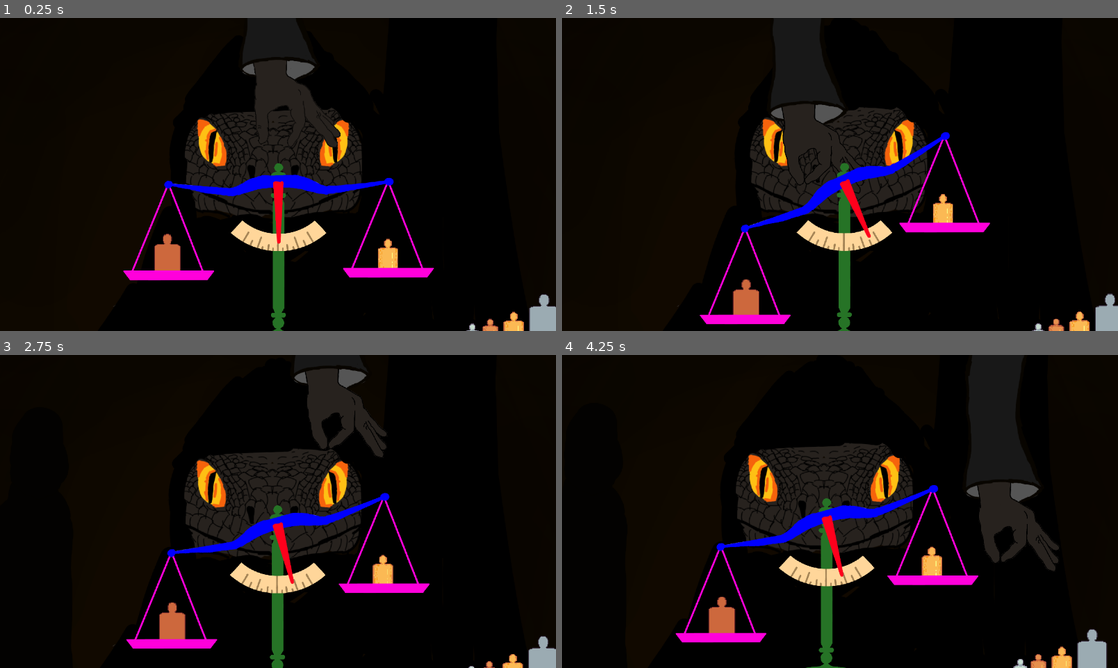
Above: before the commit, frames 1-4 (two rows, left to right).
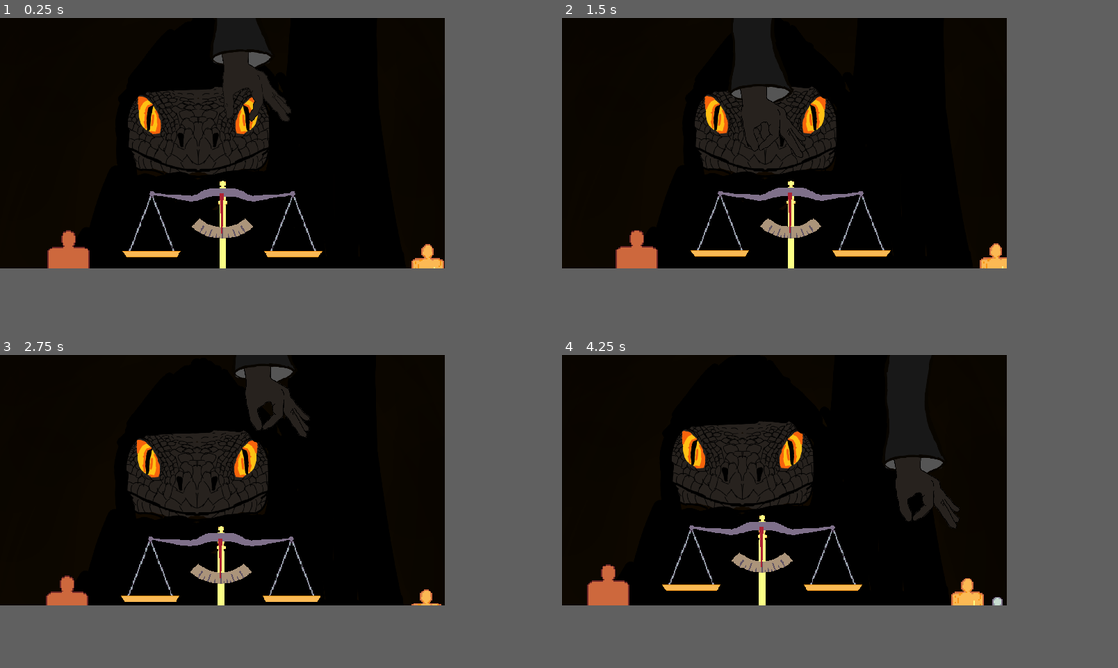
Above: after the commit, the same moments.

Repository: EnviloN/The-Great-Scaler
Game: Godot game, scene res://scenes/areas/shop.tscn
Two runs of this game, one before a commit and one after it. Both use one fixed random seed, a clock stepped at 60 frames per second and the inputs below.
Inputs (mouse positions are in pixels of both pictures, inside the frame that each line leads up to):
- Up to frame 1 (0.25 s): no input
- Up to frame 2 (1.5 s): move the mouse to (962, 158) at 0.52 s; press the mouse at (962, 158) at 0.53 s; move the mouse to (728, 190) at 1.27 s; release the mouse at (728, 190) at 1.28 s; right-click (728, 190) at 1.35 s
- Up to frame 3 (2.75 s): move the mouse to (333, 442) at 2.02 s; press the mouse at (333, 442) at 2.03 s
- Up to frame 4 (4.25 s): move the mouse to (812, 574) at 2.77 s; release the mouse at (812, 574) at 2.78 s; right-click (812, 574) at 2.85 s; move the mouse to (1006, 558) at 3.52 s; press the mouse at (1006, 558) at 3.53 s
In our replay, the window is 800x450 before the commit and 640x360 after it. These sizes can differ from the game's own. Grey fills any space a smaller window leaves; there, only what the larger window draws over its background counts as a difference.

The runs differ from the first frame. In frame 1, 18% of the frame differs, in the area x 8-100%, y 10-100%; in frame 2, 16%; in frame 3, 19%; in frame 4, 20%, in the area x 4-99%, y 21-100%.

Commit message:
Tried some pixelart

Diff:
--- a/game/project.godot
+++ b/game/project.godot
@@ -17,8 +17,8 @@
 
 [display]
 
-window/size/viewport_width=1280
-window/size/viewport_height=720
+window/size/viewport_width=640
+window/size/viewport_height=360
 window/stretch/mode="viewport"
 
 [dotnet]
--- a/game/scenes/areas/shop.tscn
+++ b/game/scenes/areas/shop.tscn
@@ -21,8 +21,7 @@
 script = ExtResource("1_upsel")
 
 [node name="Camera" type="Camera2D" parent="."]
-position = Vector2(640, 360)
-scale = Vector2(0.667, 0.667)
+position = Vector2(320, 180)
 zoom = Vector2(0.9, 0.9)
 limit_left = -180
 limit_top = -180
@@ -38,8 +37,8 @@
 motion_scale = Vector2(0.5, 0.5)
 
 [node name="Shop Background" type="Sprite2D" parent="Background Layer/ParallaxBackground/ParallaxLayer"]
-position = Vector2(544, 265)
-scale = Vector2(0.666, 0.666)
+position = Vector2(320, 175)
+scale = Vector2(0.333, 0.333)
 texture = ExtResource("1_t73cx")
 
 [node name="ParallaxLayer2" type="ParallaxLayer" parent="Background Layer/ParallaxBackground"]
@@ -47,46 +46,46 @@
 
 [node name="Customers" parent="Background Layer/ParallaxBackground/ParallaxLayer2" instance=ExtResource("4_fha1v")]
 unique_name_in_owner = true
-position = Vector2(17, 604)
+position = Vector2(-652, 326)
 
 [node name="ParallaxLayer3" type="ParallaxLayer" parent="Background Layer/ParallaxBackground"]
 motion_scale = Vector2(0.8, 0.8)
 
 [node name="Scaler" type="Sprite2D" parent="Background Layer/ParallaxBackground/ParallaxLayer3"]
-position = Vector2(693, 363)
-scale = Vector2(0.667, 0.667)
+position = Vector2(314, 177)
+scale = Vector2(0.333, 0.333)
 texture = ExtResource("3_7nquv")
 
 [node name="Table" parent="." instance=ExtResource("3_omivf")]
-position = Vector2(640, 939)
+position = Vector2(320, 497)
 
 [node name="Hand" parent="." instance=ExtResource("9_htnur")]
-position = Vector2(639, 0)
-scale = Vector2(0.667, 0.667)
+position = Vector2(432, 0)
+scale = Vector2(0.333, 0.333)
 
 [node name="Weight Container" type="Node2D" parent="."]
 unique_name_in_owner = true
 
 [node name="Weight 5u2" parent="Weight Container" instance=ExtResource("5_bl1wr")]
-position = Vector2(1321, 674)
+position = Vector2(758, 300)
 
 [node name="Weight 1u" parent="Weight Container" instance=ExtResource("5_sxeeo")]
-position = Vector2(1243, 719)
+position = Vector2(802, 348)
 
 [node name="Weight 1u2" parent="Weight Container" instance=ExtResource("5_sxeeo")]
-position = Vector2(921, 536)
+position = Vector2(648, 344)
 
 [node name="Weight 2u" parent="Weight Container" instance=ExtResource("6_43fqr")]
-position = Vector2(357, 512)
+position = Vector2(74, 320)
 
 [node name="Weight _05u" parent="Weight Container" instance=ExtResource("11_5hv1l")]
-position = Vector2(1183, 732)
+position = Vector2(742, 361)
 
 [node name="Weight _025u" parent="Weight Container" instance=ExtResource("12_pa1dt")]
-position = Vector2(1137, 744)
+position = Vector2(696, 373)
 
 [node name="Scale" parent="." instance=ExtResource("4_18fl8")]
-position = Vector2(640, 800)
+position = Vector2(320, 430)
 stiffness = 5.0
 damping = 0.08
 length = 5.0
--- a/game/scenes/objects/scale.tscn
+++ b/game/scenes/objects/scale.tscn
@@ -1,13 +1,11 @@
-[gd_scene load_steps=7 format=3 uid="uid://0dnygrdtfkbn"]
+[gd_scene load_steps=5 format=3 uid="uid://0dnygrdtfkbn"]
 
-[ext_resource type="Texture2D" uid="uid://c2vvk6p8ca3y3" path="res://sprites/concept/scale/scale_base.png" id="1_adqod"]
 [ext_resource type="Script" path="res://scenes/objects/scale.gd" id="1_g4r0b"]
-[ext_resource type="Texture2D" uid="uid://besinen640w5e" path="res://sprites/concept/scale/scale_beam.png" id="2_73rvw"]
+[ext_resource type="Texture2D" uid="uid://bmjltsub1g67k" path="res://sprites/scale_spritesheet.png" id="2_dxor8"]
 [ext_resource type="Script" path="res://scenes/objects/pan.gd" id="3_k8f2h"]
-[ext_resource type="Texture2D" uid="uid://b8vvt3w47ldbg" path="res://sprites/concept/scale/scale_pan.png" id="3_y2oks"]
 
 [sub_resource type="RectangleShape2D" id="RectangleShape2D_307bb"]
-size = Vector2(226, 10)
+size = Vector2(88, 6)
 
 [node name="Scale" type="Node2D"]
 z_index = 50
@@ -19,16 +17,17 @@
 collision_mask = 0
 
 [node name="Sprite2D" type="Sprite2D" parent="Base"]
-position = Vector2(2, -235)
-scale = Vector2(0.666, 0.666)
-texture = ExtResource("1_adqod")
+position = Vector2(0, -95)
+texture = ExtResource("2_dxor8")
+region_enabled = true
+region_rect = Rect2(6, 7, 98, 189)
 
 [node name="CollisionPolygon2D" type="CollisionPolygon2D" parent="Base"]
 scale = Vector2(0.667, 0.667)
-polygon = PackedVector2Array(-129, -2, 129, -1, 128, -17, 115, -20, 99, -45, 23, -57, 23, -202, 24, -556, 27, -664, 0, -704, -29, -657, -23, -551, -21, -263, -21, -145, -22, -58, -100, -46, -114, -23, -129, -19)
+polygon = PackedVector2Array(-50.9745, -1.49925, 52.4738, -1.49925, 29.985, -20.9895, 4.49775, -25.4873, 8.9955, -56.9715, 8.9955, -268.366, 1.49925, -284.858, -7.49625, -268.366, -7.49625, -32.9835, -2.9985, -25.4873, -43.4783, -14.9925)
 
 [node name="Beam Joint" type="PinJoint2D" parent="Base"]
-position = Vector2(0, -421)
+position = Vector2(0, -171)
 node_a = NodePath("..")
 node_b = NodePath("Beam")
 
@@ -40,7 +39,7 @@
 can_sleep = false
 
 [node name="Left Pan Joint" type="PinJoint2D" parent="Base/Beam Joint/Beam"]
-position = Vector2(-280, 2)
+position = Vector2(-113, 2)
 node_a = NodePath("..")
 node_b = NodePath("Left Pan")
 
@@ -51,17 +50,18 @@
 lock_rotation = true
 script = ExtResource("3_k8f2h")
 
-[node name="Sprite2D" type="Sprite2D" parent="Base/Beam Joint/Beam/Left Pan Joint/Left Pan"]
-position = Vector2(0, 119)
-scale = Vector2(0.667, 0.667)
-texture = ExtResource("3_y2oks")
+[node name="Sprite2D2" type="Sprite2D" parent="Base/Beam Joint/Beam/Left Pan Joint/Left Pan"]
+position = Vector2(0, 50)
+texture = ExtResource("2_dxor8")
+region_enabled = true
+region_rect = Rect2(137, 103, 93, 102)
 
 [node name="CollisionShape2D" type="CollisionShape2D" parent="Base/Beam Joint/Beam/Left Pan Joint/Left Pan"]
-position = Vector2(0, 239)
+position = Vector2(0, 98)
 shape = SubResource("RectangleShape2D_307bb")
 
 [node name="Right Pan Joint" type="PinJoint2D" parent="Base/Beam Joint/Beam"]
-position = Vector2(282, 5)
+position = Vector2(113, 2)
 node_a = NodePath("..")
 node_b = NodePath("Right Pan")
 
@@ -72,24 +72,25 @@
 lock_rotation = true
 script = ExtResource("3_k8f2h")
 
-[node name="Sprite2D" type="Sprite2D" parent="Base/Beam Joint/Beam/Right Pan Joint/Right Pan"]
-position = Vector2(0, 120)
-scale = Vector2(0.667, 0.667)
-texture = ExtResource("3_y2oks")
+[node name="Sprite2D2" type="Sprite2D" parent="Base/Beam Joint/Beam/Right Pan Joint/Right Pan"]
+position = Vector2(0, 50)
+texture = ExtResource("2_dxor8")
+region_enabled = true
+region_rect = Rect2(137, 103, 93, 102)
 
 [node name="CollisionShape2D" type="CollisionShape2D" parent="Base/Beam Joint/Beam/Right Pan Joint/Right Pan"]
-position = Vector2(0, 239)
+position = Vector2(0, 98)
 shape = SubResource("RectangleShape2D_307bb")
 
 [node name="Sprite2D" type="Sprite2D" parent="Base/Beam Joint/Beam"]
-position = Vector2(3, 72)
-scale = Vector2(0.667, 0.667)
-texture = ExtResource("2_73rvw")
+position = Vector2(0, 29)
+texture = ExtResource("2_dxor8")
+region_enabled = true
+region_rect = Rect2(127, 15, 234, 72)
 
 [node name="CollisionPolygon2D" type="CollisionPolygon2D" parent="Base/Beam Joint/Beam"]
-position = Vector2(-1, -4)
 scale = Vector2(0.667, 0.667)
-polygon = PackedVector2Array(-425, 1, -181, 27, -64, -19, 80, -18, 184, 28, 431, 7, 436, 18, 190, 59, 67, 31, -63, 30, -174, 60, -426, 13)
+polygon = PackedVector2Array(-31.4843, -10.4948, 31.4843, -10.4948, 71.964, 7.49626, 173.913, -1.49924, 173.913, 5.99701, 70.4648, 20.9895, 25.4873, 8.99551, -25.4873, 8.99551, -70.4648, 20.9895, -175.412, 4.49776, -173.913, -1.49924, -71.964, 7.49626)
 
 [node name="DampedSpringJoint Left" type="DampedSpringJoint2D" parent="Base"]
 node_a = NodePath("..")
--- a/game/scenes/objects/table.tscn
+++ b/game/scenes/objects/table.tscn
@@ -3,12 +3,12 @@
 [ext_resource type="Texture2D" uid="uid://odvceo2uib8e" path="res://sprites/concept/table.png" id="1_ko7y2"]
 
 [sub_resource type="RectangleShape2D" id="RectangleShape2D_8k4hk"]
-size = Vector2(2674, 280)
+size = Vector2(1358, 136)
 
 [node name="Table" type="StaticBody2D"]
 
 [node name="Sprite2D" type="Sprite2D" parent="."]
-scale = Vector2(0.667, 0.667)
+scale = Vector2(0.333, 0.333)
 texture = ExtResource("1_ko7y2")
 
 [node name="CollisionShape2D" type="CollisionShape2D" parent="."]
Binary file added: game/sprites/scale.aseprite
Binary file added: game/sprites/scale.png
Not shown, added: game/sprites/scale.png.import
Binary file added: game/sprites/scale_spritesheet.aseprite
Binary file added: game/sprites/scale_spritesheet.png
Not shown, added: game/sprites/scale_spritesheet.png.import
